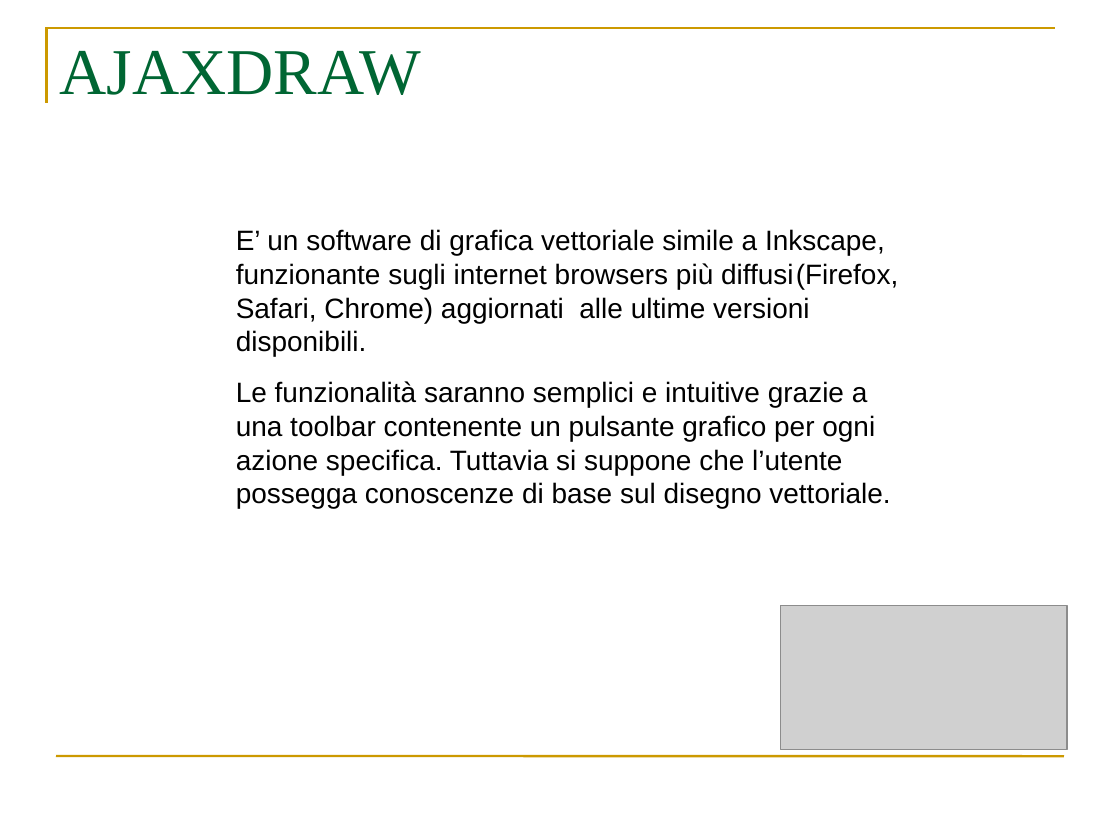
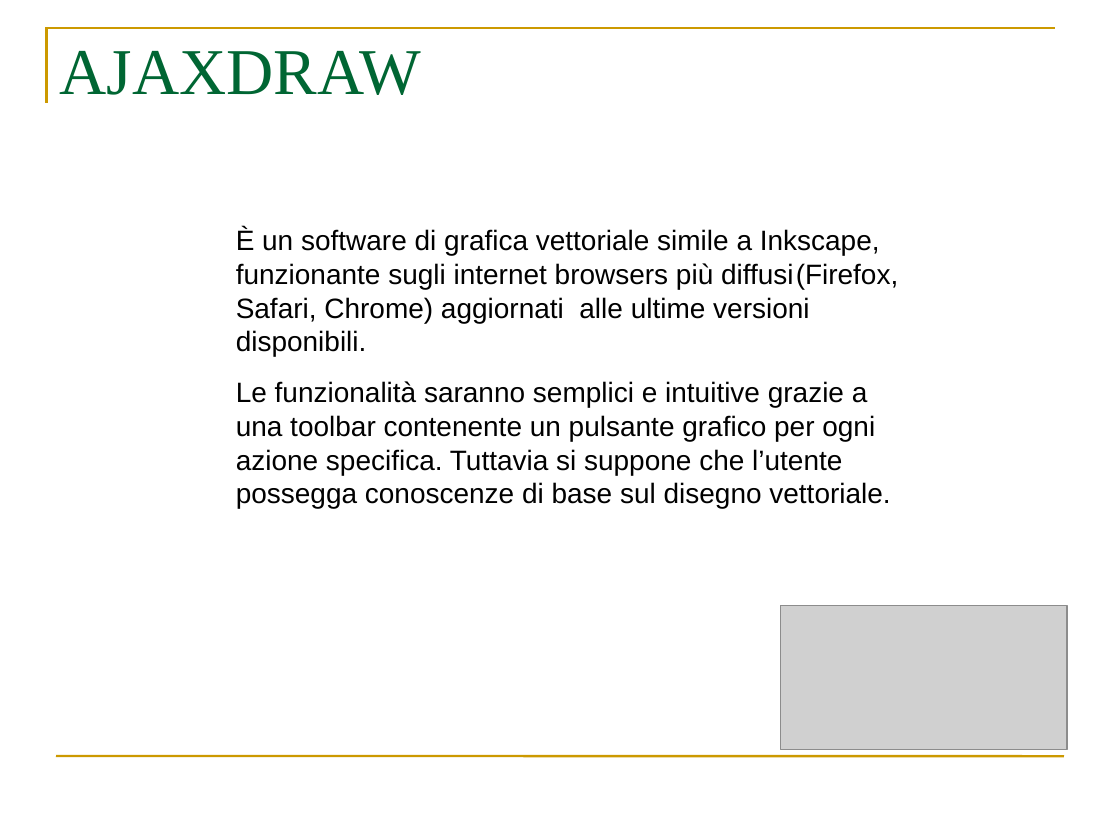
Before and after one commit to webshape/ajaxdraw, a slide deck: slide 25 of doc/PresentazioneRR/PresentazioneRR.ppt. Drawn at 1120x840 pixels with LibreOffice and Linux fonts; fonts in the diff are those of the drawing; grey boxes stand for pictures. Boxes give left, top, right and bottom in pixels: in the first picture for what was removed or moved away, otherwise in the second. Text is boxed around its words. In the diff, an @@ line names an element or a change of style, - is before the commit and + after.

```diff
--- a/doc/PresentazioneRR/PresentazioneRR.ppt
+++ b/doc/PresentazioneRR/PresentazioneRR.ppt
@@ text at bbox=[236, 229, 898, 356]: text changed @@
-E’ un software di grafica vettoriale simile a Inkscape, funzionante sugli internet browsers più diffusi (Firefox, Safari, Chrome) aggiornati alle ultime versioni disponibili.
+È un software di grafica vettoriale simile a Inkscape, funzionante sugli internet browsers più diffusi (Firefox, Safari, Chrome) aggiornati alle ultime versioni disponibili.
```
Also in this commit, not shown: 10 other slides changed, 1 other file.
